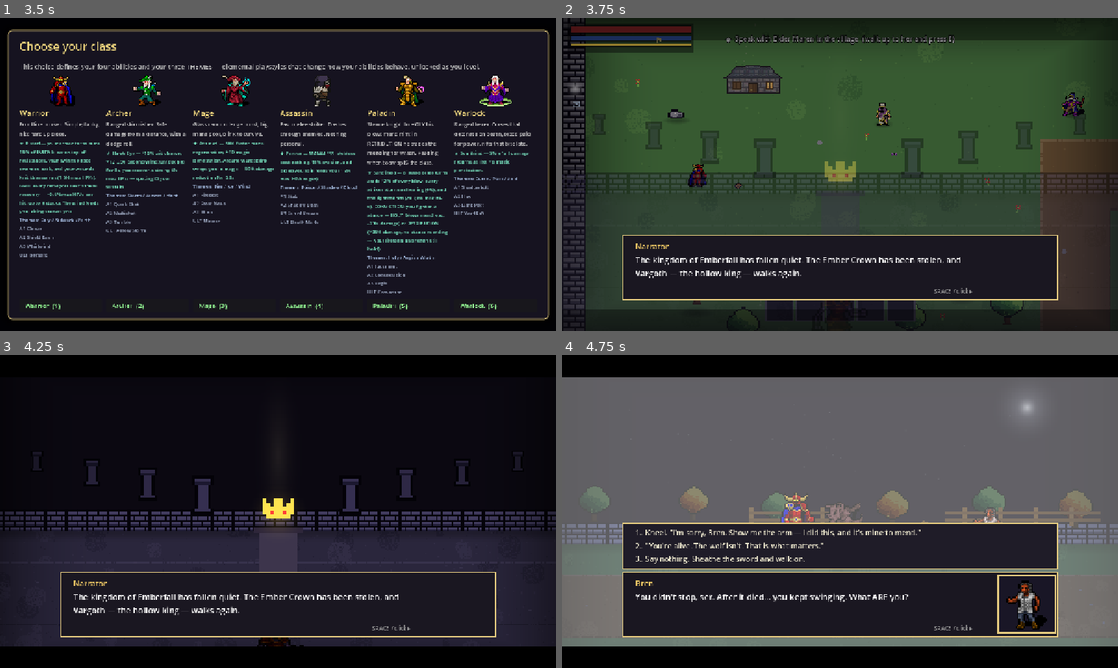
Above: before the commit, frames 1-4 (two rows, left to right).
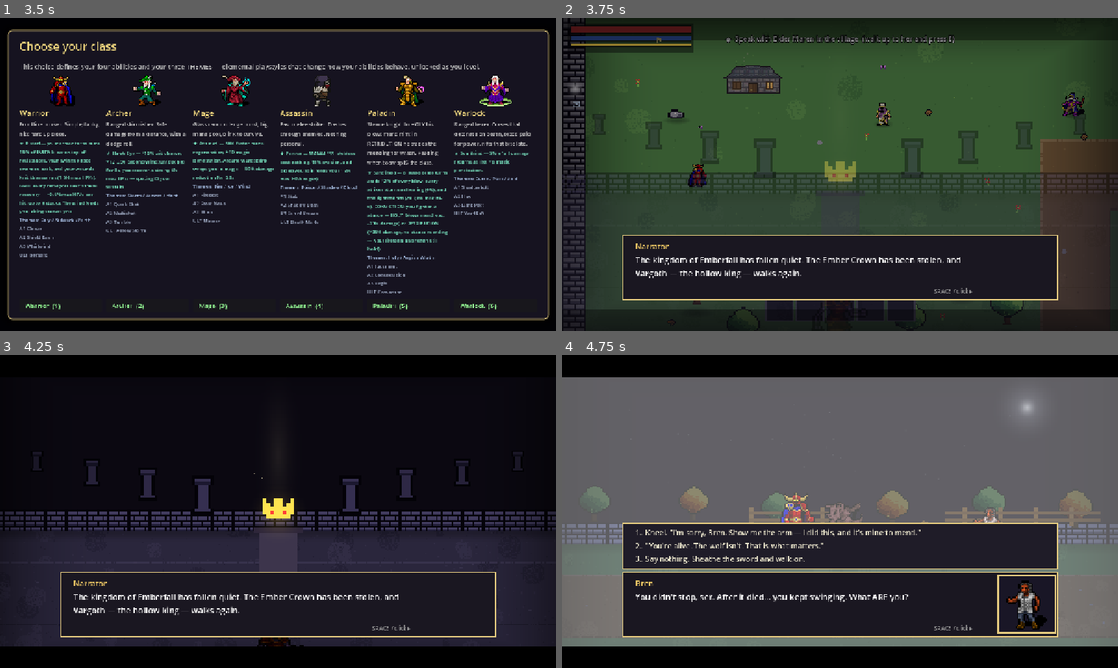
Above: after the commit, the same moments.

Repository: asalik1/game_beta
Game: Godot game, scene res://scenes/main.tscn
Same seed, same stepped clock (60 frames per second), same inputs: the game is played once before the commit and once after it.
Inputs (mouse positions are in pixels of both pictures, inside the frame that each line leads up to):
- Up to frame 1 (3.5 s): click "✉" at 0.5 s; click "⚔ New Character" at 1.25 s; click "⚑" at 2 s; click "1. Chapter 1: The Hollow King" at 2.75 s
- Up to frame 2 (3.75 s): click "Warrior (1)" at 3.5 s
- Up to frame 3 (4.25 s): no input
- Up to frame 4 (4.75 s): tap E at 4.25, 4.35 s; move the mouse to (962, 495) at 4.27 s; hold D from 4.28 s (still down); click (962, 495) at 4.42 s; tap Space at 4.52 s

Frame 1 is identical in both runs. In frame 2, less than 0.1% of the frame differs, in the area x 19-95%, y 13-98%; in frame 3, less than 0.1%; in frame 4, nothing differs.

Commit message:
feat: consumable icons + village theme handoff
- consumable icons (subagent): mana draught (pack had zero blue
  potions - red flask hue-shifted to blue), might elixir, recall
  scroll, reset stone, respec tome; wired through inventory, shop
  shelf, ground drops, mailbox and stash with glyph fallbacks; menu
  buttons click (ui_click) and gems chime their own collect sound
- village theme handoff: the beloved synth original steps aside for
  Cozy Ancient Glow (tonal fit with the orchestral set). Preserved
  twice: all 9 original synth compositions exported as WAVs to the
  users asset library (Emberfall Originals) and still composed in
  music.gd - delete the override to revert. Earmarked for a future
  credits / music-box reprise (memory + CREDITS note)

Diff:
--- a/game/scripts/art.gd
+++ b/game/scripts/art.gd
@@ -1862,6 +1862,35 @@
 	return t
 
 
+## assets/icons/ file per consumable id ({"kind": "stone"} bag items).
+## Missing file or unknown id -> null; callers keep their text glyph.
+const CONSUMABLE_ICONS := {
+	"mana_potion": "mana_draught", "elixir_might": "might_elixir",
+	"recall_scroll": "recall_scroll", "reset_stone": "reset_stone",
+	"tree_tome": "tree_tome",
+}
+
+
+## Hand-authored icon for a non-gear consumable Dictionary, or null.
+## Same seam as item_icon overrides: used untinted — grade rarity stays
+## on bag-slot borders and name colors.
+static func consumable_icon(c: Dictionary) -> ImageTexture:
+	var icon_name: String = CONSUMABLE_ICONS.get(String(c.get("id", "")), "")
+	if icon_name == "":
+		return null
+	var key := "consicon_" + icon_name
+	if _cache.has(key):
+		return _cache[key]
+	var over := _icon_override(icon_name)
+	if over == null:
+		return null
+	if over.get_width() != 32 or over.get_height() != 32:
+		over.resize(32, 32, Image.INTERPOLATE_NEAREST)
+	var t := ImageTexture.create_from_image(over)
+	_cache[key] = t
+	return t
+
+
 # A cut gem: bright crown top-left falling to a dark pavilion — drawn
 # in whites/steels so the stat color tints it multiplicatively (same
 # trick as item_icon). Rows are 12x12.
--- a/game/scripts/game_base.gd
+++ b/game/scripts/game_base.gd
@@ -208,6 +208,9 @@
 # Gains measured by RMS against a 0.10 target (python soundfile pass,
 # 2026-07-07) — the purchased Alkakrab packs master quieter than peak.
 const MUSIC_TUNE := {
+	"village": {"gain": 1.0},      # Cozy "Ancient Glow" (synth original
+	                               # exported to the asset library +
+	                               # kept in music.gd — delete to revert)
 	"title": {"gain": 3.1},        # Flameheart "Hollow Throne"
 	"roster": {"gain": 0.4},       # 55-OW "Hearthsong"
 	"graveyard": {"gain": -2.1},   # Flameheart "The Endless Graveyard"
--- a/game/scripts/menus.gd
+++ b/game/scripts/menus.gd
@@ -117,6 +117,9 @@
 	if icon:
 		b.icon = icon
 	if enabled:
+		b.pressed.connect(func() -> void:
+			if game:
+				game.sfx("ui_click"))
 		b.pressed.connect(cb)
 	parent.add_child(b)
 	return b
@@ -609,7 +612,9 @@
 					"%s\n%s" % [str(cc["name"]), str(cc.get("desc", ""))],
 					func() -> void: pass)
 				continue
-			_bag_slot(grid, null, "⟲", Items.GRADE_COLOR[str(cc.get("grade", "B"))],
+			var cicon: Texture2D = Art.consumable_icon(cc)
+			_bag_slot(grid, cicon, "" if cicon != null else "⟲",
+				Items.GRADE_COLOR[str(cc.get("grade", "B"))],
 				"%s\n%s\n\nCLICK TO USE" % [str(cc["name"]), str(cc.get("desc", ""))],
 				func() -> void:
 					game.player.use_consumable(cc)
@@ -1238,7 +1243,8 @@
 				game.spawn_text(p.global_position + Vector2(0, -50), "Bag full!", Color(1.0, 0.6, 0.5))
 			open_shop(zone)
 		var cb := _btn(buy, "%s — %d gold   (%s)" % [made["name"], ccost, made["desc"]],
-			buy_cons, Items.GRADE_COLOR[made["grade"]], p.gold >= ccost)
+			buy_cons, Items.GRADE_COLOR[made["grade"]], p.gold >= ccost,
+			Art.consumable_icon(made))
 		cb.clip_text = true
 		cb.custom_minimum_size = Vector2(640, 0)
 
--- a/game/scripts/pickup.gd
+++ b/game/scripts/pickup.gd
@@ -81,7 +81,16 @@
 			gspr.scale = Vector2(0.9, 0.9)
 			c.add_child(gspr)
 		_:
-			c._glyph("⟲", Color(0.6, 0.9, 1.0))
+			# Consumable on the ground: real icon when one exists (mana
+			# draught, elixir, scroll, stones), else the old ⟲ glyph.
+			var ctex: ImageTexture = Art.consumable_icon(payload.get("stone", {}))
+			if ctex != null:
+				var cspr := Sprite2D.new()
+				cspr.texture = ctex
+				cspr.scale = Vector2(1.1, 1.1)
+				c.add_child(cspr)
+			else:
+				c._glyph("⟲", Color(0.6, 0.9, 1.0))
 	c._body_setup()
 	game_node.add_child(c)
 	return c
@@ -143,7 +152,9 @@
 func _try_claim(p: Player) -> void:
 	if game._try_receive(loot):
 		game.dropped_loot.erase(loot)
-		game.sfx("potion")
+		# Gems get their own sparkle chime; everything else keeps the
+		# potion-swig pickup sound.
+		game.sfx("gem" if String(loot.get("kind", "")) == "gem" else "potion")
 		queue_free()
 	else:
 		# SAY why it won't pick up (playtest: "unable to interact, idk") —
--- a/game/scripts/ui/mailbox.gd
+++ b/game/scripts/ui/mailbox.gd
@@ -68,8 +68,10 @@
 					m._bag_slot(grid, Art.gem_icon(Items.gem_color(g), int(g.get("lvl", 1))), "",
 						Items.gem_color(g), Items.gem_title(g), func() -> void: pass)
 				_:
-					m._bag_slot(grid, null, "⟲", Color(0.6, 0.9, 1.0),
-						str(payload.get("stone", {}).get("name", "Consumable")), func() -> void: pass)
+					var st: Dictionary = payload.get("stone", {})
+					var ctex: ImageTexture = Art.consumable_icon(st)
+					m._bag_slot(grid, ctex, "" if ctex != null else "⟲", Color(0.6, 0.9, 1.0),
+						str(st.get("name", "Consumable")), func() -> void: pass)
 
 	var row := HBoxContainer.new()
 	row.add_theme_constant_override("separation", 12)
--- a/game/scripts/ui/stash.gd
+++ b/game/scripts/ui/stash.gd
@@ -57,7 +57,8 @@
 		return
 	for pl in entries:
 		var payload: Dictionary = pl
-		var b := m._btn(list, _entry_label(payload), func() -> void: cb.call(payload), _entry_color(payload))
+		var b := m._btn(list, _entry_label(payload), func() -> void: cb.call(payload),
+			_entry_color(payload), true, _entry_icon(payload))
 		b.size_flags_horizontal = Control.SIZE_EXPAND_FILL
 		b.clip_text = true
 
@@ -95,3 +96,13 @@
 		"item": return Items.GRADE_COLOR[pl["item"]["grade"]]
 		"gem": return Items.gem_color(pl["gem"])
 	return Color(0.6, 0.9, 1.0)
+
+
+## Row icon per payload kind (consumables only when a hand-authored
+## icon file exists; null keeps the plain text row).
+static func _entry_icon(pl: Dictionary) -> Texture2D:
+	match String(pl.get("kind", "")):
+		"item": return Art.icon_for(pl["item"])
+		"gem": return Art.gem_icon(Items.gem_color(pl["gem"]), int(pl["gem"].get("lvl", 1)))
+		"stone": return Art.consumable_icon(pl.get("stone", {}))
+	return null
Not shown, changed: game/assets/icons/CREDITS.txt
Binary file added: game/assets/icons/mana_draught.png
Binary file added: game/assets/icons/might_elixir.png
Binary file added: game/assets/icons/recall_scroll.png
Binary file added: game/assets/icons/reset_stone.png
Binary file added: game/assets/icons/tree_tome.png
Not shown, changed: game/assets/music/CREDITS.txt
Not shown, added: game/assets/music/village.ogg
